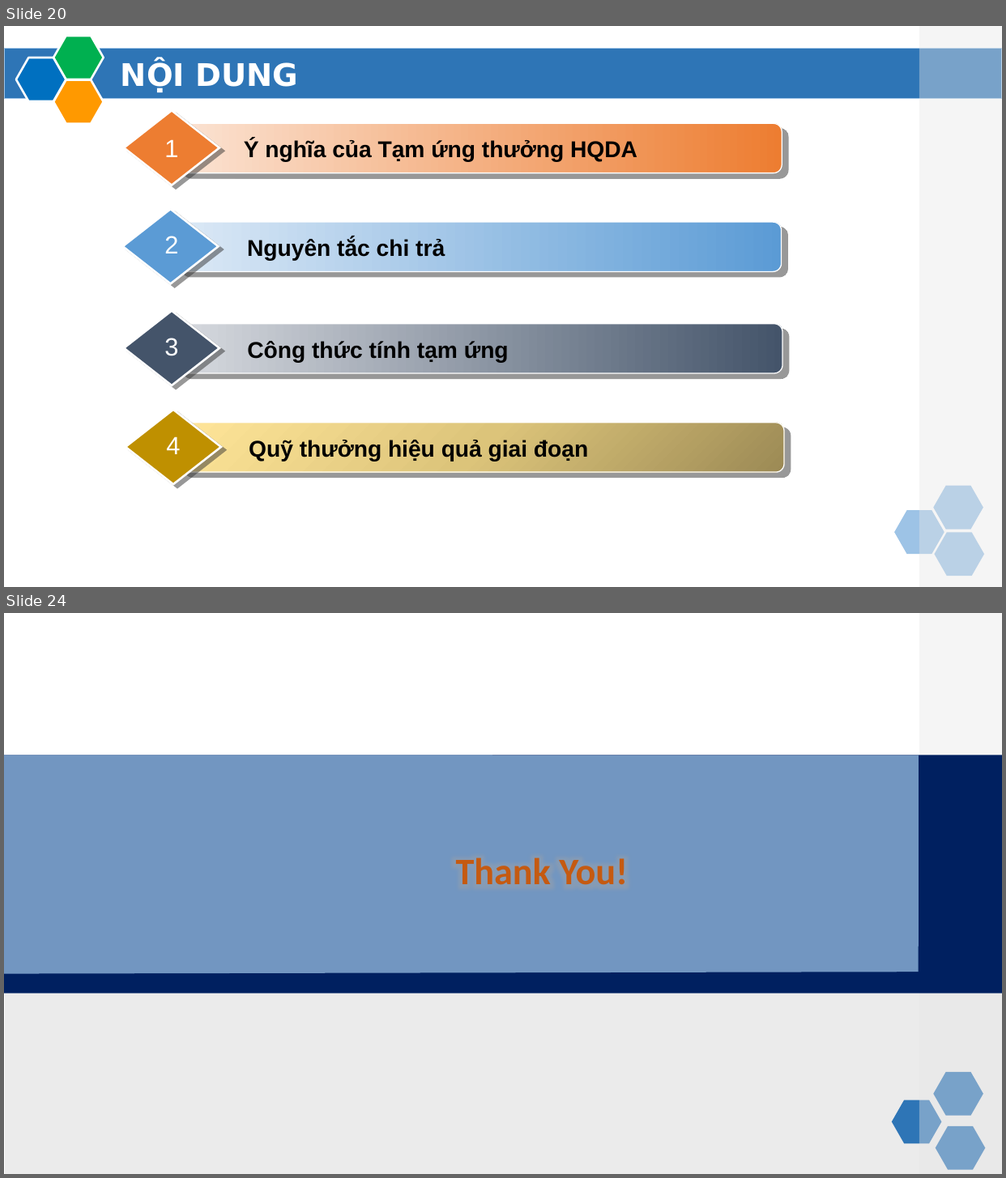
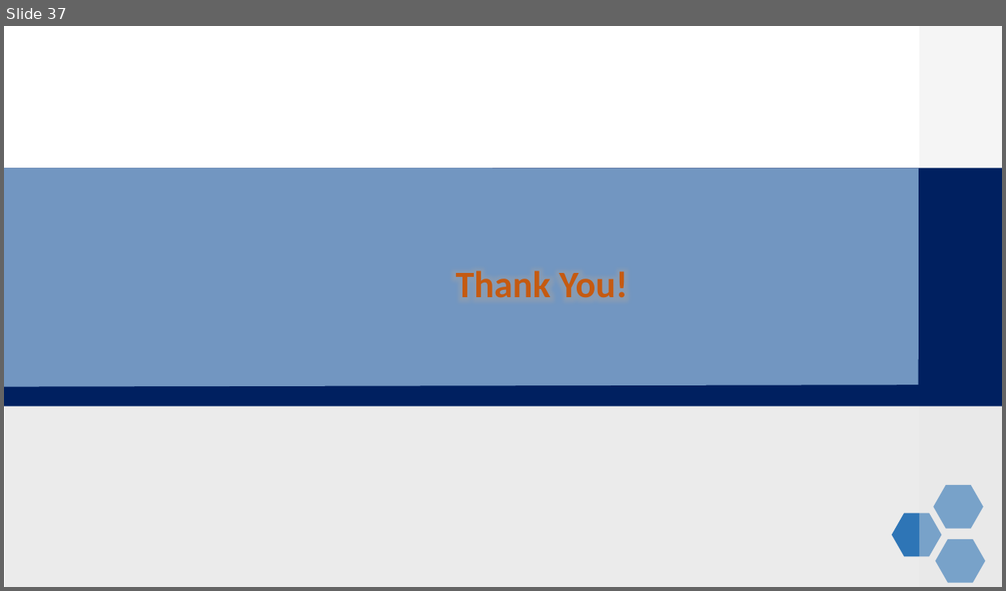
Before and after one commit to sonnc/LuanVan_SonNC_CA190141, a slide deck: LvThs.PPTX. Shown one above the other, each under a label of ours: slides 20 and 24 before the commit, slide 37 after it; the slides between them are not shown. The pictures are 1006x1178 and 1006x591 pixels, drawn with LibreOffice and Linux fonts; fonts in the diff are those of the drawing; background and template pictures are left out. Boxes give left, top, right and bottom in pixels: in the first picture for what was removed or moved away, otherwise in the second. Text is boxed around its words. In the diff, an @@ line names an element or a change of style, - is before the commit and + after.

```diff
--- a/LvThs.PPTX
+++ b/LvThs.PPTX
@@ slide 20 removed at [4,26,1002,587], background #FFFFFF @@
@@ rectangle removed at [4,49,1002,100] @@
@@ hexagon removed at [53,36,104,79] @@
@@ rectangle removed at [919,26,1002,587] @@
@@ hexagon removed at [16,58,66,101] @@
@@ text removed at [121,60,298,92] @@
-NỘI DUNG
@@ hexagon removed at [53,80,104,123] @@
@@ group removed at [124,110,782,186]: 2 texts, 1 rounded rectangle, 1 diamond @@
-Ý nghĩa của Tạm ứng thưởng HQDA
-1
@@ group removed at [123,209,782,284]: 2 texts, 1 rounded rectangle, 1 diamond @@
-Nguyên tắc chi trả
-2
@@ group removed at [124,311,782,386]: 2 texts, 1 rounded rectangle, 1 diamond @@
-Công thức tính tạm ứng
-3
@@ group removed at [126,410,784,485]: 2 texts, 1 rounded rectangle, 1 diamond @@
-Quỹ thưởng hiệu quả giai đoạn
-4
@@ hexagon removed at [934,485,984,529] @@
@@ hexagon removed at [895,510,945,554] @@
@@ hexagon removed at [935,533,985,576] @@
@@ what was slide 24 is now slide 37 @@
```
Also in this commit, not shown: 13 slides changed, 17 slides added, 3 other slides removed, 47 other files.
